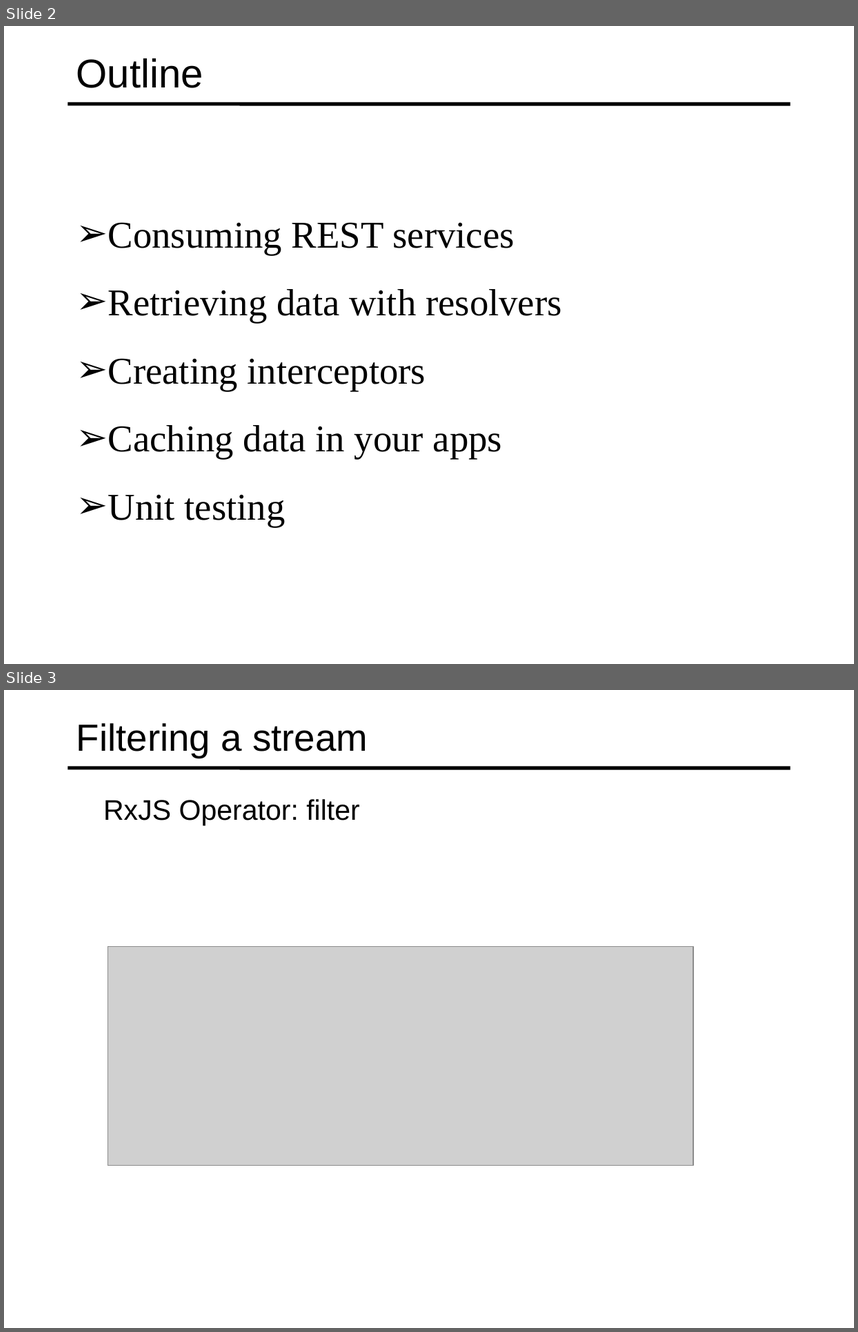
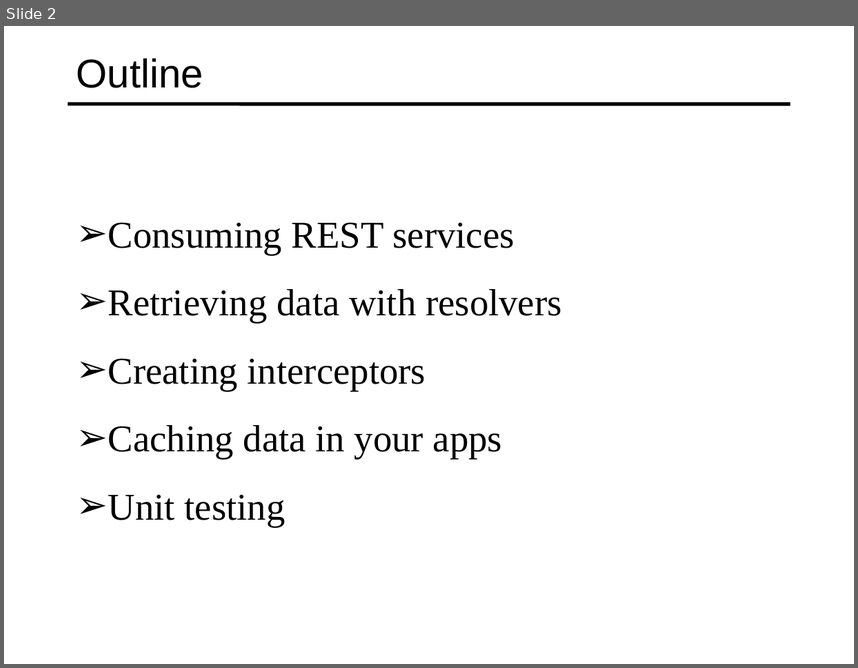
Before and after one commit to specter01wj/Jago_Link_Training, a slide deck: Angular/Angular12/Deep Dive/Angular HTTP Communication/1_Consuming REST Services/L1_Consuming REST Services.ppt. Shown one above the other, each under a label of ours: slides 2 and 3 before the commit, slide 2 after it. The pictures are 858x1332 and 858x668 pixels, drawn with LibreOffice and Linux fonts; fonts in the diff are those of the drawing; grey boxes stand for pictures. Boxes give left, top, right and bottom in pixels: in the first picture for what was removed or moved away, otherwise in the second. Text is boxed around its words. In the diff, an @@ line names an element or a change of style, - is before the commit and + after.

```diff
--- a/Angular/Angular12/Deep Dive/Angular HTTP Communication/1_Consuming REST Services/L1_Consuming REST Services.ppt
+++ b/Angular/Angular12/Deep Dive/Angular HTTP Communication/1_Consuming REST Services/L1_Consuming REST Services.ppt
@@ slide 3 removed at box(4, 690, 854, 1328), background #FFFFFF; not listed: 1 template element that a slide beside it also shows @@
@@ title removed at box(76, 723, 368, 758) @@
-Filtering a stream
@@ text removed at box(103, 799, 360, 825) @@
-  RxJS Operator: filter
@@ picture removed at box(107, 947, 693, 1165) @@
```
Also in this commit, not shown: 1 slide changed, 3 slides added, 14 other slides removed.
